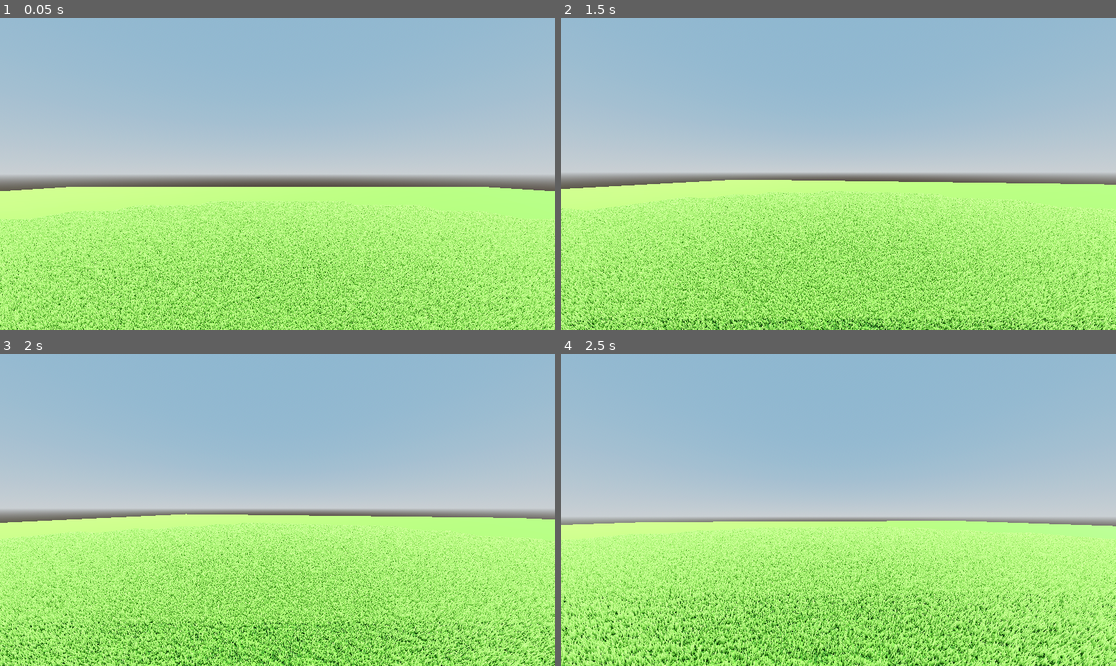
Above: before the commit, frames 1-4 (two rows, left to right).
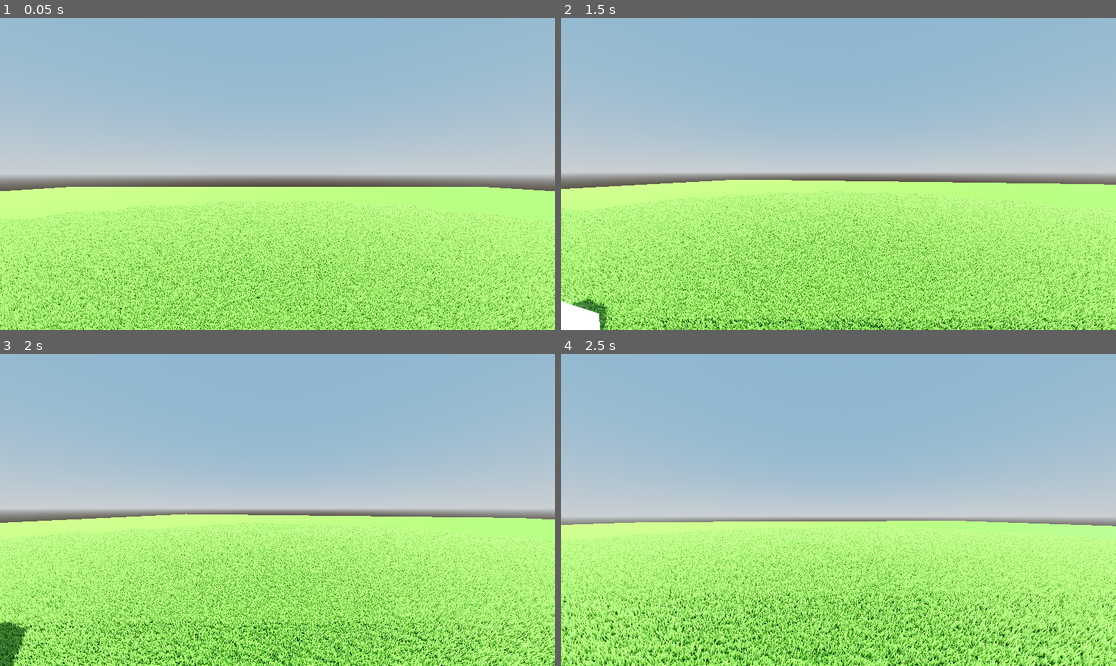
Above: after the commit, the same moments.

Repository: LordDeatHunter/SurvTest
Game: Godot game, scene res://scenes/main.tscn
Same seed, same stepped clock (60 frames per second), same inputs: the game is played once before the commit and once after it.
Inputs (mouse positions are in pixels of both pictures, inside the frame that each line leads up to):
- Up to frame 1 (0.05 s): no input
- Up to frame 2 (1.5 s): move the mouse to (866, 174) at 0.52 s; hold W (move_forward) from 0.53 s (still down); tap Shift (crouch, bound only after the commit) at 0.6 s; tap Space (jump) at 0.77 s; move the mouse to (810, 174) at 1.27 s; tap Ctrl (sprint) at 1.35 s
- Up to frame 3 (2 s): keep holding W (move_forward); tap Space (jump) at 1.52 s; tap Shift (crouch, bound only after the commit) at 1.55 s
- Up to frame 4 (2.5 s): keep holding W (move_forward); move the mouse to (849, 503) at 2.02 s; tap Shift (crouch, bound only after the commit) at 2.1 s

Frame 1 is identical in both runs. In frame 2, 0.7% of the frame differs, in the area x 0-50%, y 71-100%; in frame 3, 0.5%; in frame 4, nothing differs.

Commit message:
Add crouching

Diff:
--- a/project.godot
+++ b/project.godot
@@ -52,3 +52,8 @@
 "events": [Object(InputEventKey,"resource_local_to_scene":false,"resource_name":"","device":-1,"window_id":0,"alt_press …(195 unchanged characters)…
 ]
 }
+crouch={
+"deadzone": 0.2,
+"events": [Object(InputEventKey,"resource_local_to_scene":false,"resource_name":"","device":-1,"window_id":0,"alt_pressed":false,"shift_pressed":false,"ctrl_pressed":false,"meta_pressed":false,"pressed":false,"keycode":0,"physical_keycode":4194325,"key_label":0,"unicode":0,"location":0,"echo":false,"script":null)
+]
+}
--- a/scenes/actors/player.gd
+++ b/scenes/actors/player.gd
@@ -10,6 +10,11 @@
 const BASE_FOV: int = 75
 const WALK_FOV_MULT: float = 1.3
 const SPRINT_FOV_MULT: float = 2.6
+const DEFAULT_HEIGHT: float = 2.0
+const CROUCH_HEIGHT: float = 1.5
+const CAMERA_HEIGHT: float = 1.75
+const CAMERA_CROUCH_HEIGHT: float = 1.25
+
 @export var max_multijumps: int = 0
 
 var t_bob: int = 0
@@ -18,9 +23,23 @@
 var is_sprinting: bool = false
 var time_since_last_forward: float = 1.0
 var max_sprint_press_delay: float = 0.5
+var height: float = 2.0
+var collision_capsule_shape: CapsuleShape3D:
+	get:
+		if not collision_shape_3d.shape:
+			return null
+		return collision_shape_3d.shape as CapsuleShape3D
+var capsule_mesh: CapsuleMesh:
+	get:
+		if not mesh_instance_3d.mesh:
+			return null
+		return mesh_instance_3d.mesh as CapsuleMesh
+var is_crouching: bool = false
 
 @onready var head = $Head
 @onready var camera = $Head/Camera3D
+@onready var mesh_instance_3d: MeshInstance3D = $MeshInstance3D
+@onready var collision_shape_3d: CollisionShape3D = $CollisionShape3D
 
 
 func _ready():
@@ -38,6 +57,7 @@
 	velocity -= Vector3(0, gravity, 0) * delta
 
 	_handle_jumping()
+	_handle_crouching(delta)
 	_handle_sprinting(delta)
 
 	var speed: float = SPRINT_SPEED if is_sprinting else WALK_SPEED
@@ -100,7 +120,7 @@
 	else:
 		time_since_last_forward += delta
 
-	if not Input.is_action_pressed("move_forward"):
+	if not Input.is_action_pressed("move_forward") or is_crouching:
 		is_sprinting = false
 
 
@@ -114,3 +134,30 @@
 		velocity.y = JUMP_VELOCITY
 		if not is_on_floor():
 			current_multijumps += 1
+
+
+func _handle_crouching(delta: float):
+	if Input.is_action_just_pressed("crouch"):
+		is_crouching = true
+	if Input.is_action_just_released("crouch"):
+		is_crouching = false
+
+	if not is_on_floor():
+		is_crouching = false
+
+	var lerp_amount: float = 10 * delta
+
+	if is_crouching:
+		height = CROUCH_HEIGHT
+		head.transform.origin.y = lerp(head.transform.origin.y, CAMERA_CROUCH_HEIGHT, lerp_amount)
+	else:
+		height = DEFAULT_HEIGHT
+		head.transform.origin.y = lerp(head.transform.origin.y, CAMERA_HEIGHT, lerp_amount)
+
+	if collision_capsule_shape:
+		collision_capsule_shape.height = lerp(collision_capsule_shape.height, height, lerp_amount)
+		collision_shape_3d.position.y = lerp(collision_shape_3d.position.y, height / 2, lerp_amount)
+
+	if capsule_mesh:
+		capsule_mesh.height = lerp(capsule_mesh.height, height, lerp_amount)
+		mesh_instance_3d.position.y = lerp(mesh_instance_3d.position.y, height / 2, lerp_amount)
--- a/scenes/main.tscn
+++ b/scenes/main.tscn
@@ -39,6 +39,12 @@
 size = Vector3(5, 5, 5)
 material = SubResource("StandardMaterial3D_yfgiq")
 
+[node name="CSGBox3D4" type="CSGBox3D" parent="."]
+transform = Transform3D(1, 0, 0, 0, 1, 0, 0, 0, 1, -22.288, 5, -9.512)
+use_collision = true
+size = Vector3(5, 5, 5)
+material = SubResource("StandardMaterial3D_yfgiq")
+
 [node name="CSGBox3D2" type="CSGBox3D" parent="."]
 transform = Transform3D(1, 0, 0, 0, 1, 0, 0, 0, 1, 0, 1.4, 0)
 use_collision = true
